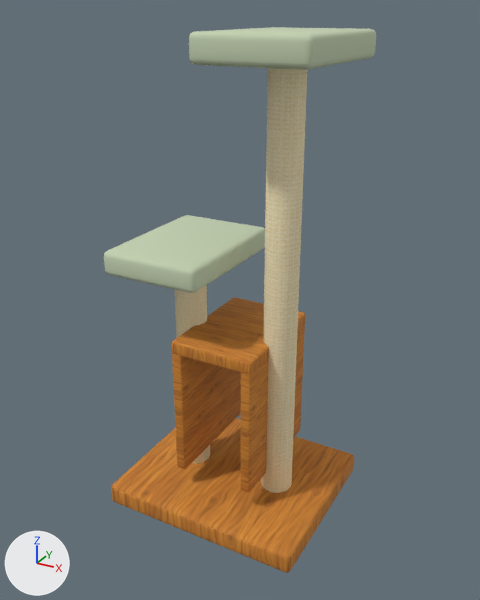
The Blender file assets-source/blender/cat-tree.blend, before and after one commit.
The view is the same before and after, from a 50 mm camera at (0.895, -1.603, 1.5) aimed at (0.015, -0.004, 0.7). The lights are fixed; the arrows at lower left show +X, +Y and +Z. The older version comes first.

Before the edit, the objects in view are built like this:
```python
ob_hideaway_roof = bpy.data.objects.new('hideaway_roof', me_cube_149)
ob_hideaway_roof.location = (0.0, 0.0, 0.0)
ob_hideaway_side = bpy.data.objects.new('hideaway_side', me_cube_147)
ob_hideaway_side.location = (0.0, 0.0, 0.0)
ob_hideaway_side_001 = bpy.data.objects.new('hideaway_side.001', me_cube_148)
ob_hideaway_side_001.location = (0.0, 0.0, 0.0)
ob_padded_perch = bpy.data.objects.new('padded_perch', me_cube_145)
ob_padded_perch.location = (0.0, 0.0, 0.0)
ob_padded_perch_001 = bpy.data.objects.new('padded_perch.001', me_cube_146)
ob_padded_perch_001.location = (0.0, 0.0, 0.0)
ob_pet_base = bpy.data.objects.new('pet_base', me_cube_144)
ob_pet_base.location = (0.0, 0.0, 0.0)
ob_sisal_post = bpy.data.objects.new('sisal_post', me_cone_096)
ob_sisal_post.location = (0.0, 0.0, 0.0)
ob_sisal_post_001 = bpy.data.objects.new('sisal_post.001', me_cone_097)
ob_sisal_post_001.location = (0.0, 0.0, 0.0)
```
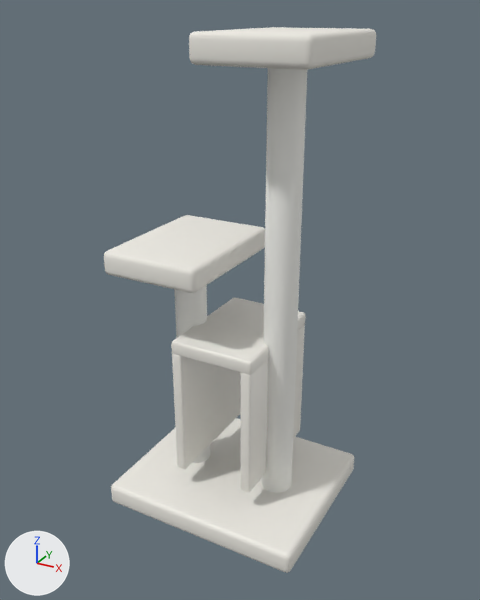
What differs and where, as boxes (x1, y1, x2, y2) in the pictures (480 x 600 px):
'pet_base', surface changed (orange to white): (111, 418, 354, 573) in both
'sisal_post.001', surface changed (beige to white): (261, 68, 307, 493) in both
'padded_perch', recoloured (pale green to white): (104, 215, 265, 293) in both
'padded_perch.001', recoloured (pale green to white): (189, 27, 376, 70) in both
'hideaway_side', surface changed (brown to white): (172, 354, 241, 469) in both
'hideaway_roof', surface changed (brown to white): (171, 297, 306, 375) in both
'hideaway_side.001', surface changed (brown to white): (240, 325, 305, 492) in both
'sisal_post', surface changed (brown to white): (174, 285, 210, 463) in both

The edits, one by one:
In material 'wood-honey-textured' (mat_wood_honey_textured), texture is no longer img_handpainted_honey_oak_png.
In material 'wood-honey-textured' (mat_wood_honey_textured), base_color is now set to (0.86, 0.84, 0.78), white #efece5.
In material 'wood-honey-textured' (mat_wood_honey_textured), roughness goes from 0.82 to 0.47.
In material 'linen-textured' (mat_linen_textured), texture is no longer img_handpainted_cream_linen_png.
In material 'linen-textured' (mat_linen_textured), base_color is now set to (0.9, 0.9, 0.86), white #f3f3ef.
In material 'linen-textured' (mat_linen_textured), roughness goes from 0.98 to 0.94.
Material 'upholstery-textured' (mat_upholstery_textured) changes colour from pale green #c5d3b3 to white #efece5; in linear values from (0.56, 0.65, 0.45) to (0.86, 0.84, 0.78).
